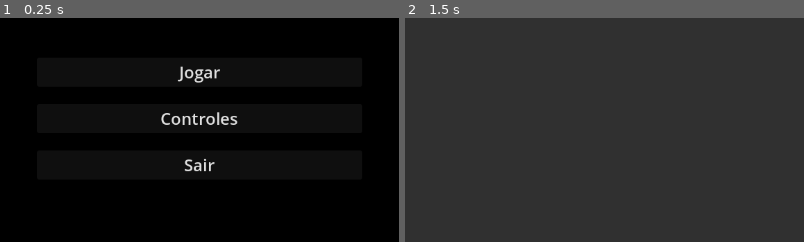
Above: before the commit, frames 1-2 (left to right).
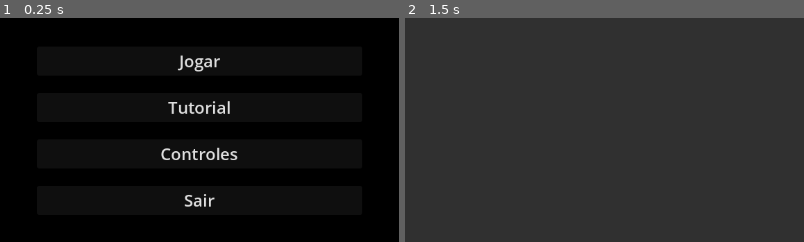
Above: after the commit, the same moments.

Repository: carlosManoelWendorff1/koma-zone
Game: Godot game, scene res://Menu/menu.tscn
Two runs of this game, one before a commit and one after it. Both use one fixed random seed, a clock stepped at 60 frames per second and the inputs below. This scene is started directly instead of the project's main scene.
Inputs (mouse positions are % of the whole screen's width and height, from its top left):
- Up to frame 1 (0.25 s): no input
- Up to frame 2 (1.5 s): click "Controles" at 0.5 s; tap Enter at 1.25 s; move the mouse to (72, 45) at 1.27 s; hold Right (ui_right) from 1.28 s (still down); click (72, 45) at 1.35 s
The pictures show only the part of the screen within x 25-75%, y 32-82%; the shares and areas given below are measured in that part.

The runs differ from the first frame. In frame 1, 2.5% of the frame differs, in the area x 40-60%, y 16-85%; in frame 2, nothing differs.

Commit message:
botão no menu ligando ao tutorial e ajustes no menu

Diff:
--- /dev/null
+++ b/Menu/button.gd
@@ -0,0 +1 @@
+extends Button
--- a/Menu/control.tscn
+++ b/Menu/control.tscn
@@ -30,3 +30,15 @@
 grow_horizontal = 2
 grow_vertical = 2
 color = Color(1, 1, 1, 0.078431375)
+
+[node name="HBoxContainer" type="HBoxContainer" parent="ColorRect2"]
+layout_mode = 1
+anchors_preset = 15
+anchor_right = 1.0
+anchor_bottom = 1.0
+offset_left = 2.0
+offset_top = 1.0
+offset_right = 1.0
+offset_bottom = -1.0
+grow_horizontal = 2
+grow_vertical = 2
--- a/Menu/menu.gd
+++ b/Menu/menu.gd
@@ -10,6 +10,9 @@
 	match button.name:
 		"jogar":
 			var _jogar: bool = get_tree().change_scene_to_file("res://main.tscn")
+
+		"tutorial":
+			var _tutorial: bool = get_tree().change_scene_to_file("res://tutorial.tscn")
 
 		"controles":
 			var _controles: bool = get_tree().change_scene_to_file("res://Menu/control.tscn")
--- a/Menu/menu.tscn
+++ b/Menu/menu.tscn
@@ -1,9 +1,10 @@
-[gd_scene load_steps=5 format=3 uid="uid://ddy8j145mvfvl"]
+[gd_scene load_steps=6 format=3 uid="uid://ddy8j145mvfvl"]
 
 [ext_resource type="Script" uid="uid://conxbgx41ifg0" path="res://Menu/menu.gd" id="1_8w4re"]
 [ext_resource type="Script" uid="uid://dwx8mcog0g6h2" path="res://Menu/jogar.gd" id="1_rwxi6"]
 [ext_resource type="Script" uid="uid://bpku0as1nnenw" path="res://Menu/controles.gd" id="2_raj00"]
 [ext_resource type="Script" uid="uid://dqkaosmxgy7r5" path="res://Menu/sair.gd" id="3_8w4re"]
+[ext_resource type="Script" uid="uid://v3ty4va2av7w" path="res://Menu/button.gd" id="3_ofseh"]
 
 [node name="Menu" type="Control"]
 layout_mode = 3
@@ -71,6 +72,12 @@
 text = "Jogar"
 script = ExtResource("1_rwxi6")
 
+[node name="tutorial" type="Button" parent="VBoxContainer" groups=["button"]]
+layout_mode = 2
+theme_override_font_sizes/font_size = 24
+text = "Tutorial"
+script = ExtResource("3_ofseh")
+
 [node name="controles" type="Button" parent="VBoxContainer" groups=["button"]]
 layout_mode = 2
 theme_override_font_sizes/font_size = 24
Not shown, added: Menu/button.gd.uid
